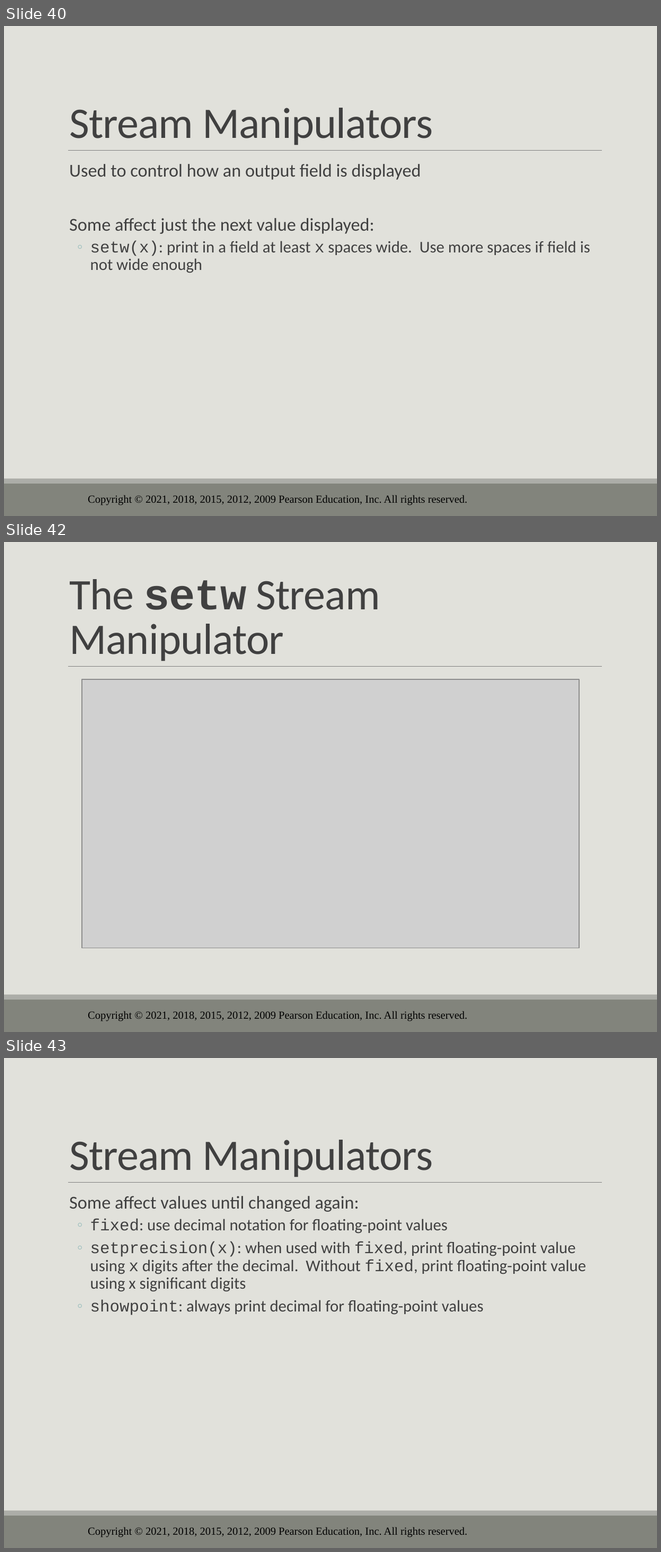
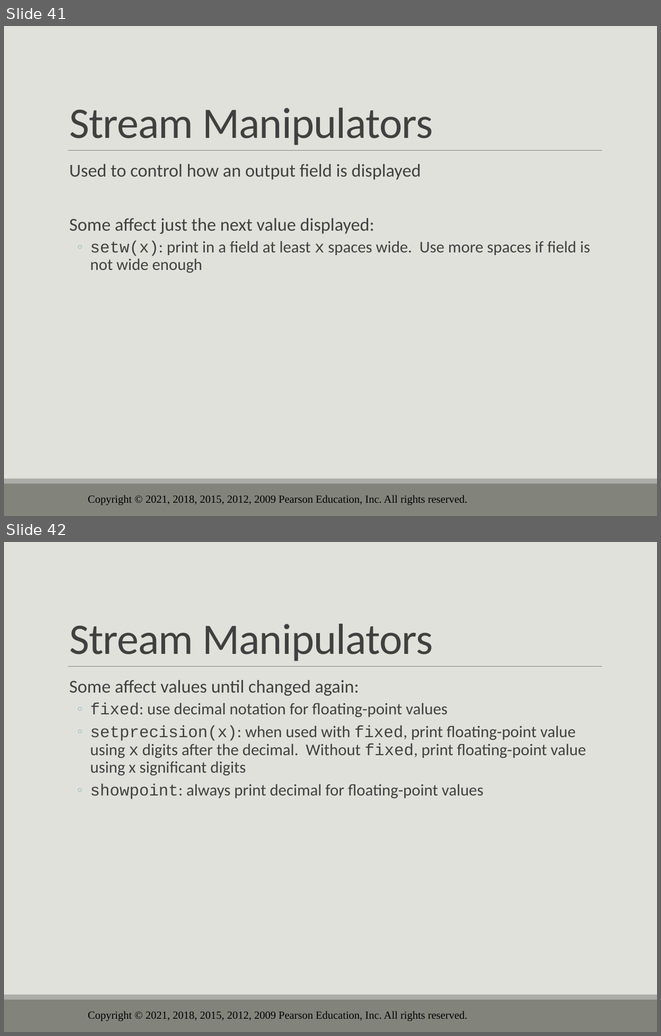
Before and after one commit to drolsonmi/eng1400, a slide deck: 1400_03_Expressions and Interactivity.pptx. Shown one above the other, each under a label of ours: slides 40, 42 and 43 before the commit, slides 41 and 42 after it; the slides between them are not shown. The pictures are 661x1552 and 661x1036 pixels, drawn with LibreOffice and Linux fonts; fonts in the diff are those of the drawing; grey boxes stand for pictures; background and template pictures are left out. Boxes give left, top, right and bottom in pixels: in the first picture for what was removed or moved away, otherwise in the second. Text is boxed around its words. In the diff, an @@ line names an element or a change of style, - is before the commit and + after.

```diff
--- a/1400_03_Expressions and Interactivity.pptx
+++ b/1400_03_Expressions and Interactivity.pptx
@@ slide 42 removed at <box>4,542,657,1032</box>, background #E1E1DB; not listed: 4 template elements that a slide beside it also shows @@
@@ title removed at <box>69,579,380,661</box> @@
-The setw Stream Manipulator
@@ picture removed at <box>82,679,579,947</box> @@
@@ what was slide 40 is now slide 41 @@
@@ what was slide 43 is now slide 42 @@
```
Also in this commit, not shown: 8 slides changed, 1 slide added, 5 other slides removed, 5 other files.
